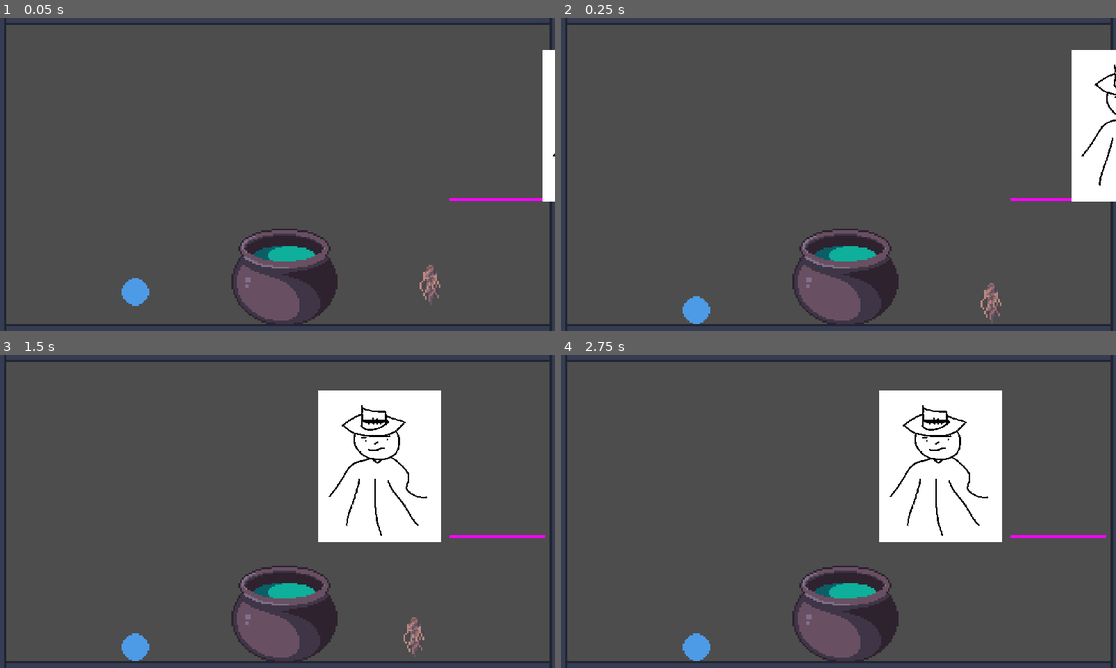
Above: before the commit, frames 1-4 (two rows, left to right).
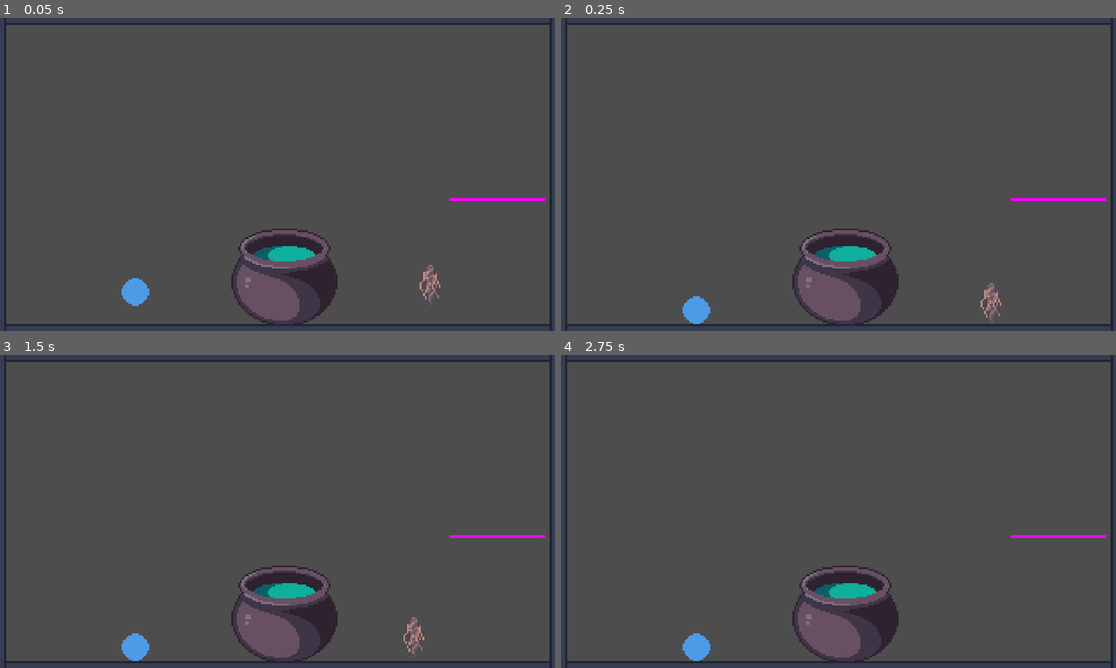
Above: after the commit, the same moments.

Repository: HuskyGameDev/2024s-team3
Game: Godot game, scene res://Scenes/Screens/Main.tscn
Two runs of this game, one before a commit and one after it. Both use one fixed random seed, a clock stepped at 60 frames per second and the inputs below. The engine's default icon, where the game draws it, is replaced by a stand-in: a white triangle on a blue panel in a dark square.
Inputs (mouse positions are in pixels of both pictures, inside the frame that each line leads up to):
- Up to frame 1 (0.05 s): no input
- Up to frame 2 (0.25 s): no input
- Up to frame 3 (1.5 s): drag from (283, 611) to (499, 520) at 0.52 s; drag from (432, 639) to (283, 611) at 1.27 s
- Up to frame 4 (2.75 s): move the mouse to (694, 646) at 2.02 s; press the mouse at (694, 646) at 2.03 s

The runs differ from the first frame. In frame 1, 1.1% of the frame differs, in the area x 97-100%, y 10-59%; in frame 2, 3.9%; in frame 3, 11%, in the area x 57-80%, y 11-60%; in frame 4, 11%.

Commit message:
Took change out of main, hit eye on CustomerSpawner too see customers

Diff:
--- a/Scenes/Screens/Main.tscn
+++ b/Scenes/Screens/Main.tscn
@@ -115,6 +115,7 @@
 texture = SubResource("PlaceholderTexture2D_c4ekw")
 
 [node name="CustomerSpawner" type="Sprite2D" parent="."]
+visible = false
 position = Vector2(917, 321)
 script = ExtResource("7_bs1qt")
 
--- a/Scripts/spawnCustomers.gd
+++ b/Scripts/spawnCustomers.gd
@@ -6,17 +6,17 @@
 # the customers can be created with different attributes in this script like walking speed, lore, order, ect. or default values
 # more customers with different looks are made seperatly by creating a scence, the object itself is a scene that will be instatiated when it is needed later to save reasources
 
-var PotionNames = ["healing_potion", "potion2", "potion3", "potion4"] # what they might order
+var areaOnePotionNames = ["healing_potion", "potion2", "potion3", "potion4"] # what they might order
 
 var tempCust
 var customerStartLocation = (Vector2(1200,50))
 var customerEndLocation = (Vector2(800,50)) # changing y value could create a walking bobbing effect
-var customerWalkFlip = true
+#var customerWalkFlip = true
 
 #var custspawned = false;
 var sizeOfCustomers = 3
 var t = 0.0 # interpolation t walk value for the x direction
-var y = 0.0 # interpolation t up and down walk value for the y direction
+#var y = 0.0 # interpolation t up and down walk value for the y direction
 
 var customer1 = preload("res://Scenes/Customers/customer1.tscn")
 var customer2 = preload("res://Scenes/Customers/customer2.tscn")
@@ -46,12 +46,13 @@
 	# generate customer data example
 	#todo
 	tempCust.setCustomerName("customerOne")
-	tempCust.setCustomerOrder(PotionNames.pick_random())
+	tempCust.setCustomerOrder(areaOnePotionNames.pick_random()) # area specific lists? like the one above
 
 	# generate customers one after another
+	# how many per area?
 	#todo
 
-	var my_random_number = rng.randf_range(.1, 1.5) # walking speed range
+	var my_random_number = rng.randf_range(.4, 1.4) # walking speed range
 	tempCust.setCustomerSpeed(my_random_number) # reference the current instance of a customer and modify it, AFTER they are instatiated
 
 	print(tempCust.name, " has entered with a speed of: ", my_random_number, "\n")
@@ -59,22 +60,26 @@
 
 func _physics_process(delta): # testing a small movement without animating it, godot makes this strange idk
 	# x
-	if(t < 1.5):
+	if(t < 1.7):
 		t += (delta * (tempCust.walkSpeed) )
 		#print(t)
 		tempCust.position = customerStartLocation.lerp(customerEndLocation, t)
 
-	# y
+	# y slow down walk at the end, and move in y direction
 	else:
-		customerEndLocation.y += .3
+		customerEndLocation.y += 1
+		if(tempCust.walkSpeed > 1 ):
+			tempCust.walkSpeed -= .1
+
 		t += (delta * (tempCust.walkSpeed) )
+		#print(t)
 		tempCust.position = customerStartLocation.lerp(customerEndLocation, t)
 
 # Called every frame. 'delta' is the elapsed time since the previous frame.
 func _process(delta):
-	if (t > 2 || t < -2):
+	if (t >= 2 || t < 0):
 		set_physics_process(false)
-		t = 0.0
+		#t = 0.0
 
 #func wait(seconds: float) -> void:
 	#await get_tree().create_timer(seconds).timeout
